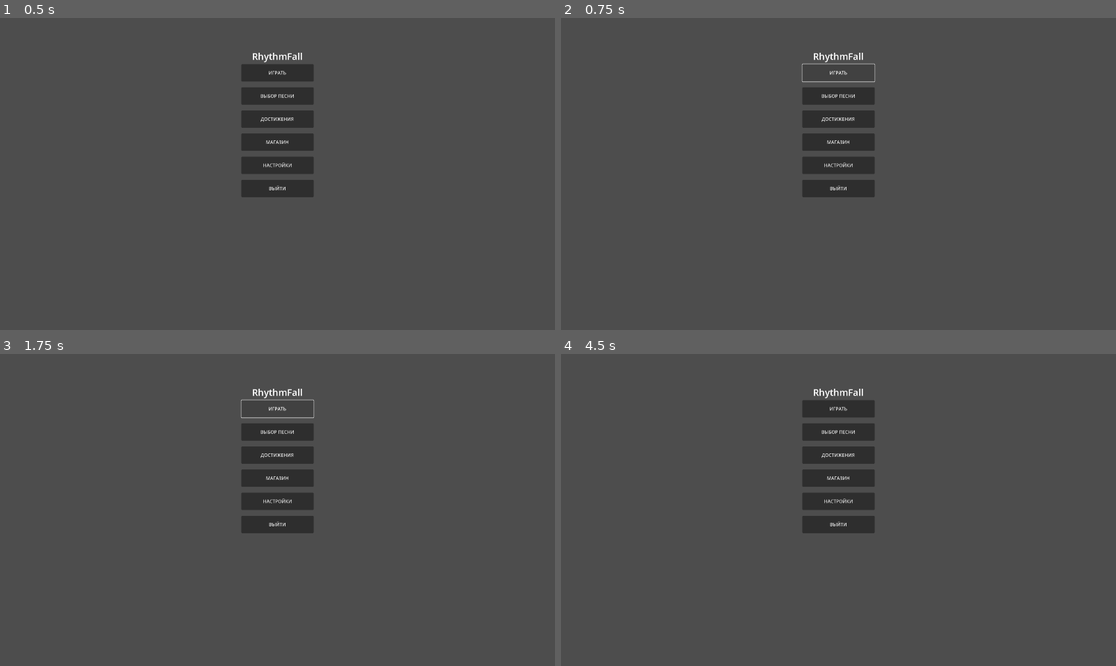
Above: before the commit, frames 1-4 (two rows, left to right).
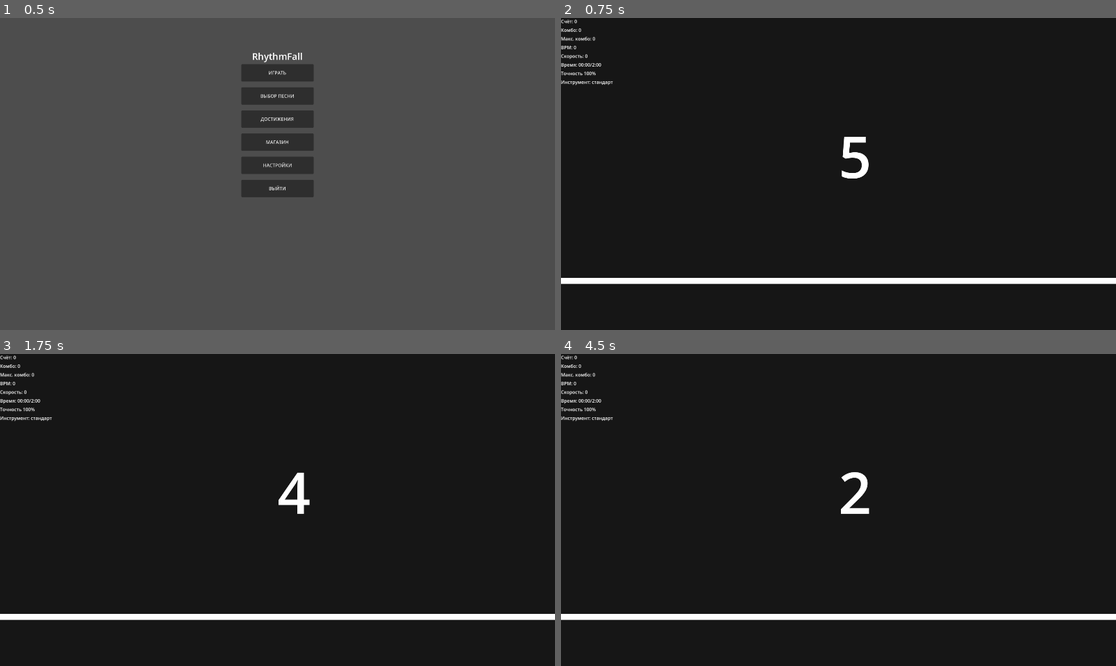
Above: after the commit, the same moments.

Repository: abletoburntheweb/RhythmFall
Game: Godot game, scene res://logic/game_engine.tscn
Same seed, same stepped clock (60 frames per second), same inputs: the game is played once before the commit and once after it. Sound files missing from this copy of the repository are replaced by a short silence.
Inputs (mouse positions are in pixels of both pictures, inside the frame that each line leads up to):
- Up to frame 1 (0.5 s): no input
- Up to frame 2 (0.75 s): click "ИГРАТЬ" at 0.5 s
- Up to frame 3 (1.75 s): click (277, 410) at 1.25 s, where only the run before the commit has a clickable "ИГРАТЬ"
- Up to frame 4 (4.5 s): click (838, 432) at 2 s, where only the run before the commit has a clickable "ВЫБОР ПЕСНИ"; click (977, 569) at 2.75 s, where only the run before the commit has a clickable "Играть"; click (977, 569) at 3.5 s, where only the run before the commit has a clickable "Играть"; click (594, 391) at 4.25 s, where only the run before the commit has a clickable "Назад"

Frame 1 is identical in both runs. In frame 2, 97% of the frame differs, in the area x 0-100%, y 0-100%; in frame 3, 97%; in frame 4, 96%.
Error before the commit: Invalid call. Nonexistent function 'open_game_with_instrument' in base 'RefCounted (transitions.gd)'. (res://scenes/song_select/song_select.gd:480)

Commit message:
add game screen

Diff:
--- a/logic/note_generator_client.gd
+++ b/logic/note_generator_client.gd
@@ -187,11 +187,10 @@
 
 func _save_notes_locally(song_path: String, instrument: String, notes_data: Array):
 	var base_name = song_path.get_file().get_basename()
-	var song_folder_name = base_name  # Имя папки = имя файла без расширения
+	var song_folder_name = base_name
 	var notes_filename = "%s_%s.json" % [base_name, instrument]
-	var song_notes_path = "user://notes/%s" % song_folder_name  # Папка для конкретной песни
-
-	# Создаём папку песни, если нет
+	var song_notes_path = "user://notes/%s" % song_folder_name
+
 	var dir = DirAccess.open("user://")
 	if not dir:
 		dir = DirAccess.open("res://")
@@ -199,9 +198,8 @@
 		if not dir.dir_exists(song_notes_path):
 			dir.make_dir_recursive(song_notes_path)
 
-	var notes_path = "%s/%s" % [song_notes_path, notes_filename]  # Полный путь к файлу
-
-	# Сохраняем файл
+	var notes_path = "%s/%s" % [song_notes_path, notes_filename]
+
 	var file = FileAccess.open(notes_path, FileAccess.WRITE)
 	if file:
 		file.store_string(JSON.stringify(notes_data))
--- /dev/null
+++ b/logic/note_manager.gd
@@ -0,0 +1,110 @@
+# logic/note_manager.gd
+extends RefCounted
+
+var game_screen
+var notes = []
+var note_spawn_queue = []
+
+var Notes = load("res://logic/notes.gd")
+
+func _init(screen):
+	game_screen = screen
+
+func load_notes_from_file(song_data):
+	if not song_data or not "path" in song_data:
+		print("[NoteManager] Нет данных о песне для загрузки нот.")
+		return
+
+	var song_path = song_data["path"]
+	var base_name = song_path.get_file().get_basename()
+
+	var current_instrument = "standard"
+	if game_screen and "current_instrument" in game_screen:
+		current_instrument = game_screen.current_instrument
+
+	var notes_file_path = "res://songs/notes/%s/%s_%s.json" % [base_name, base_name, current_instrument]
+
+	print("[NoteManager] Попытка загрузки нот из: %s" % notes_file_path)
+
+	var file = FileAccess.open(notes_file_path, FileAccess.READ)
+	if not file:
+		print("[NoteManager] Файл нот не найден: %s" % notes_file_path)
+		return
+
+	var json_text = file.get_as_text()
+	file.close()
+
+	var json_result = JSON.parse_string(json_text)
+	if not json_result or typeof(json_result) != TYPE_ARRAY:
+		print("[NoteManager] Файл нот пуст или не является массивом.")
+		return
+
+	for note_data in json_result:
+		var note_type = note_data.get("type", "DefaultNote")
+		var lane = note_data.get("lane", 0)
+		var time = note_data.get("time", 0.0)
+		note_spawn_queue.append(note_data)
+
+	print("[NoteManager] Загружено %d нот из %s" % [json_result.size(), notes_file_path.get_file()])
+
+func spawn_notes():
+	var game_time = game_screen.game_time
+	var speed = game_screen.speed
+	var hit_zone_y = game_screen.hit_zone_y
+
+	while note_spawn_queue.size() > 0 and note_spawn_queue[0].get("time", 0.0) <= game_time:
+		var note_info = note_spawn_queue.pop_front()
+		var lane = note_info.get("lane", 0)
+		var time = note_info.get("time", 0.0)
+		var note_type = note_info.get("type", "DefaultNote")
+
+		var pixels_per_sec = speed * (1000.0 / 16.0)
+		var initial_y_offset_from_top = -20
+		var y_now = initial_y_offset_from_top + (game_time - time) * pixels_per_sec
+
+		if note_type == "DefaultNote":
+			if y_now < game_screen.get_viewport_rect().size.y + 20:
+				var note = Notes.new().DefaultNote.new(lane, y_now)
+				note.time = time
+				notes.append(note)
+		elif note_type == "HoldNote":
+			var duration = note_info.get("duration", 1.0)
+			var height = int(duration * pixels_per_sec)
+			if y_now < game_screen.get_viewport_rect().size.y + height:
+				var note = Notes.new().HoldNote.new(lane, y_now, height, duration * 1000)
+				note.time = time
+				notes.append(note)
+		elif note_type == "KickNote":
+			if y_now < game_screen.get_viewport_rect().size.y + 20:
+				var note = Notes.new().KickNote.new(lane, y_now)
+				note.time = time
+				notes.append(note)
+		elif note_type == "SnareNote":
+			if y_now < game_screen.get_viewport_rect().size.y + 20:
+				var note = Notes.new().SnareNote.new(lane, y_now)
+				note.time = time
+				notes.append(note)
+		else:
+			print("Неизвестный тип ноты: %s" % note_type)
+
+func update_notes():
+	var speed = game_screen.speed
+	var hit_zone_y = game_screen.hit_zone_y
+
+	for note in notes:
+		note.update(speed)
+		if note.y > hit_zone_y + 20:
+			game_screen.score_manager.add_miss_hit()
+			note.active = false
+
+	notes = notes.filter(func(n): return n.active)
+
+func get_notes():
+	return notes
+
+func clear_notes():
+	notes.clear()
+	note_spawn_queue.clear()
+
+func get_spawn_queue_size() -> int:
+	return note_spawn_queue.size()
--- /dev/null
+++ b/logic/notes.gd
@@ -0,0 +1,74 @@
+# logic/notes.gd
+
+class BaseNote:
+	var lane: int
+	var y: float
+	var height: float = 20.0
+	var active: bool = true
+	var color: Color = Color.RED
+
+	func _init(lane_num: int, y_pos: float = 0):
+		lane = lane_num
+		y = y_pos
+
+	func update(speed: float = 6.0):
+		y += speed
+		if y > 1080:
+			active = false
+
+	func on_hit() -> int:
+		active = false
+		return 100
+
+class DefaultNote extends BaseNote:
+	func _init(lane_num: int, y_pos: float = 0):
+		super(lane_num, y_pos)
+		color = Color.RED
+
+class HoldNote extends BaseNote:
+	var length: float
+	var hold_time: float
+	var held_time: float = 0.0
+	var hit_progress: float = 0.0
+	var is_being_held: bool = false
+	var captured: bool = false
+	var fall_speed: float = 6.0
+
+	func _init(lane_num: int, y_pos: float = 0, length_val: float = 150.0, hold_time_val: float = 1000.0):
+		super(lane_num, y_pos)
+		length = length_val
+		height = length_val
+		hold_time = hold_time_val
+		color = Color.RED
+
+	func update(speed: float = 6.0, delta_ms: float = 16.0):
+		var current_fall_speed = speed
+
+		if is_being_held and not captured:
+			held_time += delta_ms
+			hit_progress = min(held_time / hold_time, 1.0)
+
+			if hit_progress >= 1.0:
+				captured = true
+				active = false
+		else:
+			y += current_fall_speed
+
+		if y > 1080 and not captured:
+			active = false
+
+	func on_hit() -> int:
+		if not captured:
+			return 100
+		else:
+			return 0
+
+class KickNote extends BaseNote:
+	func _init(lane_num: int, y_pos: float = 0):
+		super(lane_num, y_pos)
+		color = Color.GREEN
+
+class SnareNote extends BaseNote:
+	func _init(lane_num: int, y_pos: float = 0):
+		super(lane_num, y_pos)
+		color = Color.BLUE
--- /dev/null
+++ b/logic/player.gd
@@ -0,0 +1,75 @@
+# logic/player.gd
+extends Node
+
+signal note_hit(lane: int)
+signal lane_pressed_changed
+
+var lanes_state: Array[bool] = [false, false, false, false]
+var keymap: Dictionary = {}
+
+var _key_to_lane: Dictionary = {}
+
+func _init(settings: Dictionary = {}):
+	keymap = load_keymap_from_settings(settings)
+	_key_to_lane = {}
+	for key in keymap:
+		_key_to_lane[keymap[key]] = key
+
+func load_keymap_from_settings(settings: Dictionary) -> Dictionary:
+	var default_keymap = {
+		KEY_A: 0,
+		KEY_S: 1,
+		KEY_D: 2,
+		KEY_F: 3,
+	}
+
+	if settings and "controls_keymap" in settings:
+		var settings_keymap = settings["controls_keymap"]
+		if settings_keymap:
+			var loaded_keymap = {}
+			for lane_str in settings_keymap:
+				var lane = int(lane_str.replace("lane_", "").replace("_key", ""))
+				var key_int = int(settings_keymap[lane_str])
+				loaded_keymap[key_int] = lane
+
+			if loaded_keymap.size() == 4 and _has_unique_values(loaded_keymap):
+				print("[Player] Загружен маппинг клавиш: %s" % loaded_keymap)
+				return loaded_keymap
+			else:
+				print("[Player] Невалидный маппинг клавиш в настройках: %s. Используем стандартный." % settings_keymap)
+				return default_keymap
+
+	print("[Player] Маппинг клавиш не найден в настройках. Используем стандартный.")
+	return default_keymap
+
+func _has_unique_values(keymap: Dictionary) -> bool:
+	var values = []
+	for key in keymap:
+		var value = keymap[key]
+		if value in values:
+			return false
+		values.append(value)
+	return true
+
+func set_keymap(new_keymap: Dictionary):
+	keymap = new_keymap
+	_key_to_lane = {}
+	for key in keymap:
+		_key_to_lane[keymap[key]] = key
+	lanes_state = [false, false, false, false]
+
+func handle_key_press(keycode: int):
+	if keycode in keymap:
+		var lane = keymap[keycode]
+		if 0 <= lane and lane < lanes_state.size() and not lanes_state[lane]:
+			lanes_state[lane] = true
+			note_hit.emit(lane)
+			lane_pressed_changed.emit()
+
+func handle_key_release(keycode: int):
+	if keycode in keymap:
+		var lane = keymap[keycode]
+		if 0 <= lane and lane < lanes_state.size():
+			lanes_state[lane] = false
+			lane_pressed_changed.emit()
+			print("Player: Key released for lane %d" % lane)
--- /dev/null
+++ b/logic/score_manager.gd
@@ -0,0 +1,83 @@
+# logic/score_manager.gd
+extends RefCounted
+
+var score: int = 0
+var combo: int = 0
+var max_combo: int = 0
+var combo_multiplier: float = 1.0
+var base_hit_points: int = 100
+var total_notes: int = 0
+var missed_notes: int = 0
+var accuracy: float = 100.0
+var game_screen
+
+func _init(screen):
+	game_screen = screen
+
+func add_score(hit_type: String = "perfect") -> int:
+	combo_multiplier = min(4, 1 + (int(combo / 10)))
+	combo += 1
+	max_combo = max(max_combo, combo)
+	var final_points = int(base_hit_points * combo_multiplier)
+	score += final_points
+	print("[ScoreManager] %s hit! +%d -> %d (x%.1f) | Combo: %d | Total: %d" % [hit_type, base_hit_points, final_points, combo_multiplier, combo, score])
+	return final_points
+
+func reset_combo():
+	if combo > 0:
+		print("[ScoreManager] Combo reset! Was: %d" % combo)
+	combo = 0
+	combo_multiplier = 1.0
+
+func get_combo_multiplier() -> float:
+	return combo_multiplier
+
+func get_score() -> int:
+	return score
+
+func get_combo() -> int:
+	return combo
+
+func get_max_combo() -> int:
+	return max_combo
+
+func set_total_notes(total: int):
+	total_notes = total
+	update_accuracy()
+
+func update_accuracy():
+	if total_notes == 0:
+		accuracy = 100.0
+	else:
+		accuracy = max(0, 100 - (missed_notes / total_notes) * 100)
+
+func add_perfect_hit() -> int:
+	return add_score("perfect")
+
+func add_good_hit() -> int:
+	return add_score("good")
+
+func add_miss_hit() -> int:
+	missed_notes += 1
+	reset_combo()
+	update_accuracy()
+	print("[ScoreManager] Miss! Combo reset, accuracy: %.2f%%" % accuracy)
+	return 0
+
+func get_accuracy() -> float:
+	return accuracy
+
+static func calculate_currency(score: int, max_combo: int, combo_multiplier: float, accuracy: float, total_notes: int, missed_notes: int) -> int:
+	var base_currency = float(score) / 100.0
+	var combo_bonus = sqrt(float(max_combo)) * 2
+	var accuracy_bonus = 0.0
+	if accuracy >= 95:
+		accuracy_bonus = (accuracy - 90) * 1.5
+	elif accuracy == 100:
+		accuracy_bonus += 10
+	var full_combo_bonus = 0.0
+	if missed_notes == 0 and total_notes > 0:
+		full_combo_bonus = 20
+	var multiplier_bonus = (combo_multiplier - 1) * 5
+	var total_currency = base_currency + combo_bonus + accuracy_bonus + full_combo_bonus + multiplier_bonus
+	return max(1, int(total_currency))
--- a/logic/transitions.gd
+++ b/logic/transitions.gd
@@ -24,17 +24,8 @@
 		transition_close_game()
 		return
 
-	var new_game_screen = _instantiate_if_exists("res://scenes/game_screen/GameScreen.tscn")
+	var new_game_screen = _instantiate_if_exists("res://scenes/game_screen/game_screen.tscn")
 	if new_game_screen:
-		if new_game_screen.has_method("_set_start_level"):
-			new_game_screen._set_start_level(start_level)
-		if new_game_screen.has_method("_set_selected_song"):
-			new_game_screen._set_selected_song(selected_song)
-		if new_game_screen.has_method("_set_instrument"):
-			new_game_screen._set_instrument(instrument)
-		if new_game_screen.has_method("start_game"):
-			new_game_screen.start_game()
-
 		if game_engine.current_screen:
 			game_engine.current_screen.queue_free()
 		game_engine.add_child(new_game_screen)
--- /dev/null
+++ b/scenes/game_screen/game_screen.gd
@@ -0,0 +1,218 @@
+# scenes/game_screen/game_screen.gd
+extends Node2D
+
+const ScoreManager = preload("res://logic/score_manager.gd")
+const NoteManager = preload("res://logic/note_manager.gd")
+const Player = preload("res://logic/player.gd")
+
+var game_time: float = 0.0
+var countdown_remaining: int = 5
+var countdown_active: bool = true
+var is_paused: bool = false
+var game_finished: bool = false
+var input_enabled: bool = false
+
+var bpm: float = 120.0
+var speed: float = 6.0
+var hit_zone_y: int = 900
+var lanes: int = 4
+var current_instrument: String = "standard"
+
+var score_manager
+var note_manager
+var player
+
+var game_engine
+
+@onready var score_label: Label = $UIContainer/ScoreLabel
+@onready var combo_label: Label = $UIContainer/ComboLabel
+@onready var max_combo_label: Label = $UIContainer/MaxComboLabel
+@onready var bpm_label: Label = $UIContainer/BpmLabel
+@onready var speed_label: Label = $UIContainer/SpeedLabel
+@onready var time_label: Label = $UIContainer/TimeLabel
+@onready var accuracy_label: Label = $UIContainer/AccuracyLabel
+@onready var instrument_label: Label = $UIContainer/InstrumentLabel
+@onready var countdown_label: Label = $CountdownLabel
+
+var game_timer: Timer
+var countdown_timer
+
+var notes_loaded: bool = false
+
+@onready var lane_highlight_nodes: Array[ColorRect] = [$LanesContainer/Lane0Highlight, $LanesContainer/Lane1Highlight, $LanesContainer/Lane2Highlight, $LanesContainer/Lane3Highlight]
+
+func _ready():
+	print("GameScreen: _ready вызван")
+
+	game_engine = get_parent()
+
+	var settings_for_player = {}
+	if game_engine and "settings" in game_engine:
+		var game_settings = game_engine.settings
+		if game_settings is Dictionary:
+			settings_for_player = game_settings
+		else:
+			print("GameScreen: game_engine.settings не является Dictionary, используем пустой словарь")
+
+	score_manager = ScoreManager.new(self)
+	note_manager = NoteManager.new(self)
+	player = Player.new(settings_for_player)
+
+	player.note_hit.connect(_on_player_hit)
+	player.lane_pressed_changed.connect(_on_lane_pressed_changed)
+
+	game_timer = Timer.new()
+	game_timer.wait_time = 0.016  # ~60 FPS
+	game_timer.timeout.connect(_update_game)
+	add_child(game_timer)
+
+	start_countdown()
+
+	set_process_input(true)
+
+func _on_player_hit(lane: int):
+	if is_paused:
+		return
+	print("Player hit detected in lane: %d" % lane)
+	check_hit(lane)
+
+func _on_lane_pressed_changed():
+	for i in range(lanes):
+		if i < lane_highlight_nodes.size() and i < player.lanes_state.size():
+			var is_pressed = player.lanes_state[i]
+			lane_highlight_nodes[i].visible = is_pressed
+		else:
+			printerr("GameScreen: Индекс линии выходит за пределы массивов при обновлении подсветки!")
+
+func start_countdown():
+	print("GameScreen: Start countdown called")
+	countdown_active = true
+	input_enabled = false
+	countdown_remaining = 5
+	update_countdown_display()
+
+	var scene_tree_timer = get_tree().create_timer(1.0)
+	scene_tree_timer.timeout.connect(_update_countdown)
+
+	countdown_timer = scene_tree_timer
+
+	game_timer.start()
+	print("GameScreen: Timers started")
+
+func _update_countdown():
+	print("GameScreen: _update_countdown called, remaining: %d" % countdown_remaining)
+	countdown_remaining -= 1
+	update_countdown_display()
+
+	if countdown_remaining <= 0:
+		countdown_active = false
+		if countdown_label:
+			countdown_label.visible = false
+		input_enabled = true
+		print("GameScreen: Countdown finished, input enabled")
+		start_gameplay()
+	else:
+		var scene_tree_timer = get_tree().create_timer(1.0)
+		scene_tree_timer.timeout.connect(_update_countdown)
+		countdown_timer = scene_tree_timer
+
+func start_gameplay():
+	print("GameScreen: Game started")
+	game_time = 0.0
+	var dummy_song_data = {"path": "res://songs/sample.mp3"}
+	note_manager.load_notes_from_file(dummy_song_data)
+
+	if note_manager.get_spawn_queue_size() > 0:
+		notes_loaded = true
+		score_manager.set_total_notes(note_manager.get_spawn_queue_size())
+		print("GameScreen: Ноты загружены, всего: %d" % note_manager.get_spawn_queue_size())
+
+	else:
+		notes_loaded = false
+		print("GameScreen: Ноты не найдены, запуск без нот")
+
+func _update_game():
+	if is_paused or game_finished or countdown_active:
+		return
+
+	game_time += 0.016  # 16ms per frame
+
+	if not countdown_active:
+		note_manager.spawn_notes()
+
+	update_ui()
+
+	note_manager.update_notes()
+
+func update_ui():
+	if score_label:
+		score_label.text = "Счёт: %d" % score_manager.get_score()
+	if combo_label:
+		combo_label.text = "Комбо: %d (x%.1f)" % [score_manager.get_combo(), score_manager.get_combo_multiplier()]
+	if max_combo_label:
+		max_combo_label.text = "Макс. комбо: %d" % score_manager.get_max_combo()
+	if bpm_label:
+		if notes_loaded:
+			bpm_label.text = "BPM: %.1f" % bpm
+		else:
+			bpm_label.text = "BPM: Н/Д"
+	if speed_label:
+		if notes_loaded:
+			speed_label.text = "Скорость: %.2f" % speed
+		else:
+			speed_label.text = "Скорость: Н/Д"
+	if time_label:
+		time_label.text = "Время: %.3fс" % game_time
+	if accuracy_label:
+		accuracy_label.text = "Точность: %.2f%%" % score_manager.get_accuracy()
+	if instrument_label:
+		instrument_label.text = "Инструмент: стандарт"
+
+func update_countdown_display():
+	if countdown_label:
+		countdown_label.text = str(countdown_remaining)
+		countdown_label.visible = true
+
+func _input(event):
+	if not input_enabled:
+		print("GameScreen: Input blocked during countdown")
+		return
+
+	if event is InputEventKey:
+		print("GameScreen: InputEventKey detected, pressed=%s, keycode=%d" % [event.pressed, event.keycode])
+
+		if event.pressed:
+			if event.keycode == KEY_ESCAPE and not countdown_active:
+				pass
+			elif event.keycode == KEY_SPACE and not countdown_active:
+				pass
+			else:
+				print("GameScreen: Key press handled by player: %d" % event.keycode)
+				player.handle_key_press(event.keycode)
+		else:
+			print("GameScreen: Key release handled by player: %d" % event.keycode)
+			player.handle_key_release(event.keycode)
+
+func check_hit(lane: int):
+	if notes_loaded:
+		var hit_occurred = false
+		var current_time = game_time
+
+		for note in note_manager.get_notes():
+			if note.lane == lane and abs(note.y - hit_zone_y) < 30:
+				score_manager.add_perfect_hit()
+				note.active = false
+				print("PERFECT HIT lane %d | Combo: %d" % [lane, score_manager.get_combo()])
+				hit_occurred = true
+				break
+
+		if not hit_occurred:
+			score_manager.reset_combo()
+			print("MISSED HIT lane %d | Combo сброшен" % lane)
+	else:
+		score_manager.add_perfect_hit()
+		print("TEST HIT in lane %d (no notes loaded)" % lane)
+
+func _process(delta):
+	if not countdown_active:
+		update_ui()
--- /dev/null
+++ b/scenes/game_screen/game_screen.tscn
@@ -0,0 +1,141 @@
+[gd_scene load_steps=2 format=3 uid="uid://bm0ttk00f5ojg"]
+
+[ext_resource type="Script" uid="uid://cu8mm6w8bjgkg" path="res://scenes/game_screen/game_screen.gd" id="1_shan1"]
+
+[node name="GameScreen" type="Node2D"]
+script = ExtResource("1_shan1")
+
+[node name="Background" type="ColorRect" parent="."]
+custom_minimum_size = Vector2(1920, 1080)
+offset_right = 40.0
+offset_bottom = 40.0
+color = Color(0, 0, 0, 0.7058824)
+
+[node name="HitZone" type="ColorRect" parent="."]
+offset_top = 900.0
+offset_right = 1920.0
+offset_bottom = 920.0
+color = Color(1, 0.88183695, 0.8576006, 1)
+
+[node name="LanesContainer" type="Node2D" parent="."]
+
+[node name="Lane0Highlight" type="ColorRect" parent="LanesContainer"]
+visible = false
+offset_right = 480.0
+offset_bottom = 1080.0
+color = Color(0.99726194, 0.7774682, 0.899526, 1)
+
+[node name="Lane1Highlight" type="ColorRect" parent="LanesContainer"]
+visible = false
+offset_left = 480.0
+offset_right = 960.0
+offset_bottom = 1080.0
+color = Color(0.99726194, 0.7774682, 0.899526, 1)
+
+[node name="Lane2Highlight" type="ColorRect" parent="LanesContainer"]
+visible = false
+offset_left = 960.0
+offset_right = 1440.0
+offset_bottom = 1080.0
+color = Color(0.99726194, 0.7774682, 0.899526, 1)
+
+[node name="Lane3Highlight" type="ColorRect" parent="LanesContainer"]
+visible = false
+offset_left = 1440.0
+offset_right = 1920.0
+offset_bottom = 1080.0
+color = Color(0.99726194, 0.7774682, 0.899526, 1)
+
+[node name="Lane0" type="ColorRect" parent="LanesContainer"]
+offset_top = 900.0
+offset_right = 480.0
+offset_bottom = 920.0
+
+[node name="Lane1" type="ColorRect" parent="LanesContainer"]
+offset_left = 480.0
+offset_top = 900.0
+offset_right = 960.0
+offset_bottom = 920.0
+
+[node name="Lane2" type="ColorRect" parent="LanesContainer"]
+offset_left = 960.0
+offset_top = 900.0
+offset_right = 1440.0
+offset_bottom = 920.0
+
+[node name="Lane3" type="ColorRect" parent="LanesContainer"]
+offset_left = 1440.0
+offset_top = 900.0
+offset_right = 1920.0
+offset_bottom = 920.0
+
+[node name="NotesContainer" type="Node2D" parent="."]
+
+[node name="UIContainer" type="Control" parent="."]
+layout_mode = 3
+anchors_preset = 0
+offset_right = 20.0
+offset_bottom = 40.0
+
+[node name="ScoreLabel" type="Label" parent="UIContainer"]
+layout_mode = 0
+offset_right = 56.0
+offset_bottom = 23.0
+text = "Счёт: 0"
+
+[node name="ComboLabel" type="Label" parent="UIContainer"]
+layout_mode = 0
+offset_top = 30.0
+offset_right = 70.0
+offset_bottom = 53.0
+text = "Комбо: 0"
+
+[node name="MaxComboLabel" type="Label" parent="UIContainer"]
+layout_mode = 0
+offset_top = 60.0
+offset_right = 119.0
+offset_bottom = 83.0
+text = "Макс. комбо: 0"
+
+[node name="BpmLabel" type="Label" parent="UIContainer"]
+layout_mode = 0
+offset_top = 90.0
+offset_right = 53.0
+offset_bottom = 113.0
+text = "BPM: 0"
+
+[node name="SpeedLabel" type="Label" parent="UIContainer"]
+layout_mode = 0
+offset_top = 120.0
+offset_right = 93.0
+offset_bottom = 143.0
+text = "Скорость: 0"
+
+[node name="TimeLabel" type="Label" parent="UIContainer"]
+layout_mode = 0
+offset_top = 150.0
+offset_right = 140.0
+offset_bottom = 173.0
+text = "Время: 00:00/2:00"
+
+[node name="AccuracyLabel" type="Label" parent="UIContainer"]
+layout_mode = 0
+offset_top = 180.0
+offset_right = 121.0
+offset_bottom = 203.0
+text = "Точность 100%"
+
+[node name="InstrumentLabel" type="Label" parent="UIContainer"]
+layout_mode = 0
+offset_top = 210.0
+offset_right = 180.0
+offset_bottom = 233.0
+text = "Инструмент: стандарт"
+
+[node name="CountdownLabel" type="Label" parent="."]
+offset_left = 960.0
+offset_top = 340.0
+offset_right = 1074.0
+offset_bottom = 613.0
+theme_override_font_sizes/font_size = 200
+text = "5"
Not shown, added: logic/note_manager.gd.uid
Not shown, added: logic/notes.gd.uid
Not shown, added: logic/player.gd.uid
Not shown, added: logic/score_manager.gd.uid
Not shown, added: scenes/game_screen/game_screen.gd.uid
